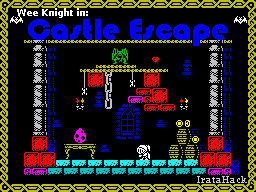
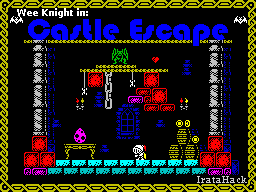
Revision of a layered 256px x 192px image; what changed, layer by layer:
painted on "Border" over [133, 145, 150, 160]
